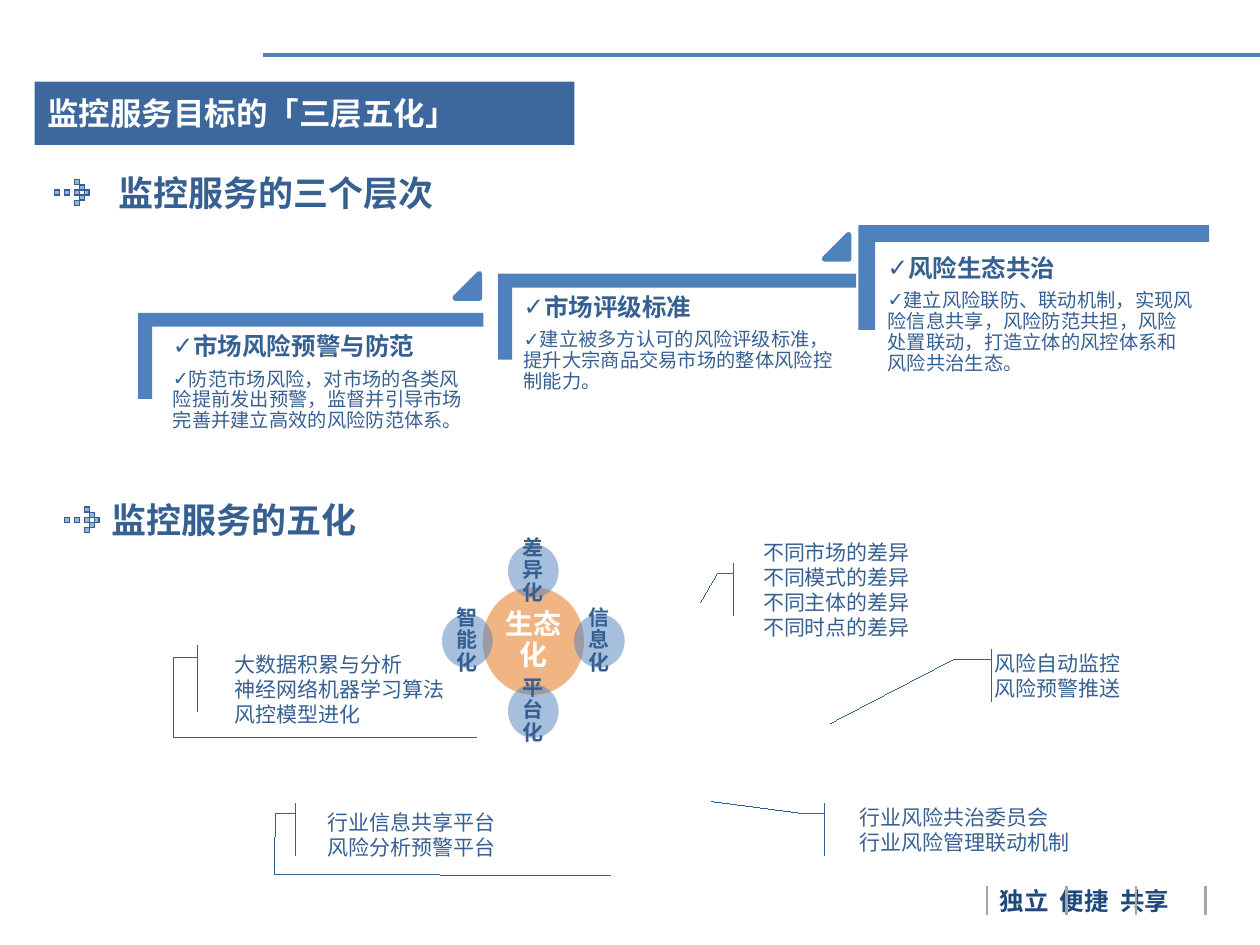
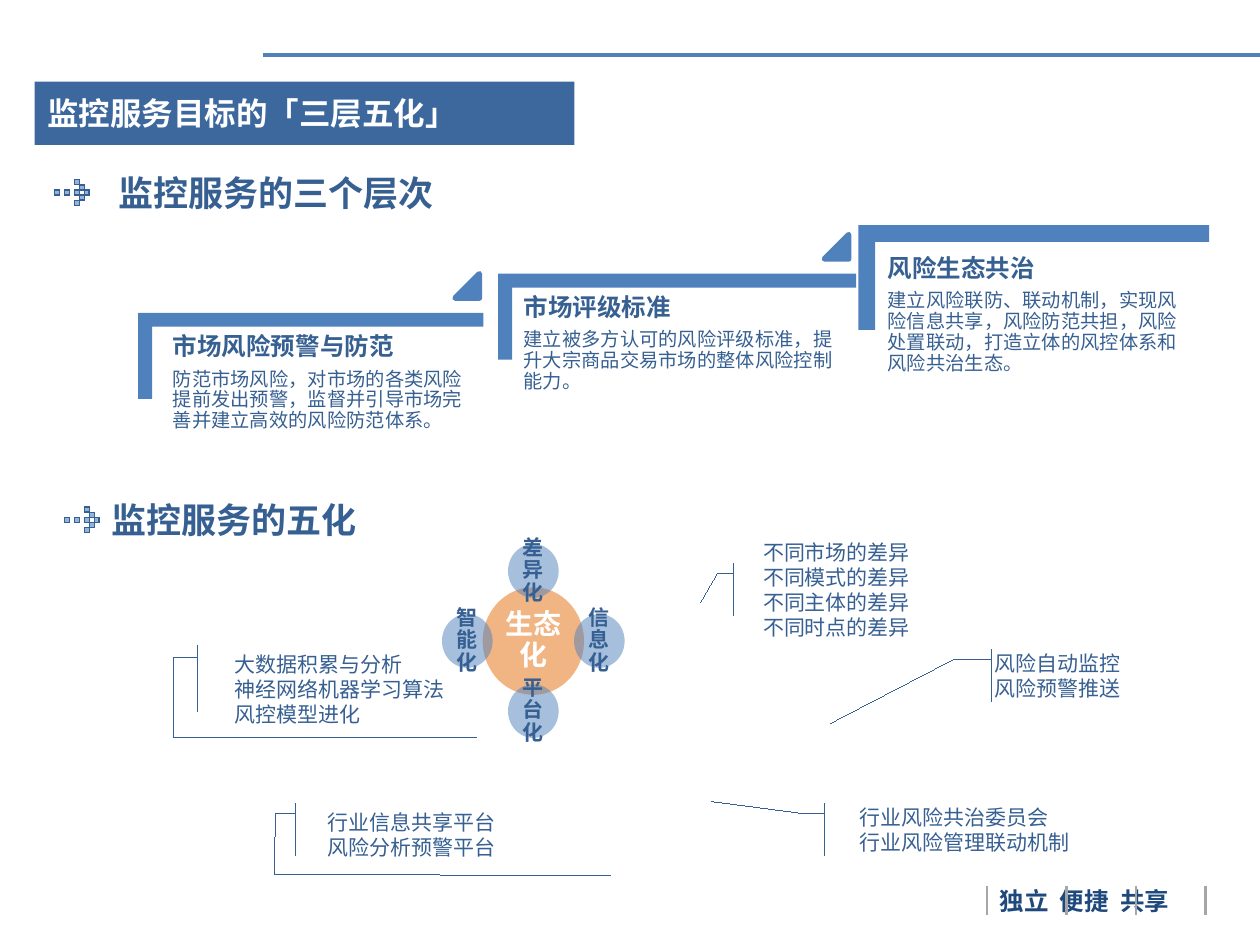
Before and after one commit to vivicai/qss_doc, a slide deck: slide 1 of 02.需求分析/4.甲方提供资料/清算中心监控技术服务架构.pptx. Drawn at 1260x945 pixels with LibreOffice and Linux fonts; fonts in the diff are those of the drawing; background and template pictures are left out. Boxes give left, top, right and bottom in pixels: in the first picture for what was removed or moved away, otherwise in the second. Text is boxed around its words. In the diff, an @@ line names an element or a change of style, - is before the commit and + after.

```diff
--- a/02.需求分析/4.甲方提供资料/清算中心监控技术服务架构.pptx
+++ b/02.需求分析/4.甲方提供资料/清算中心监控技术服务架构.pptx
@@ bullet ✓ to none in 3 elements at <box>173,334,462,429</box>, <box>524,295,833,390</box>, <box>888,256,1177,372</box> @@
```
Also in this commit, not shown: 2 other files.
